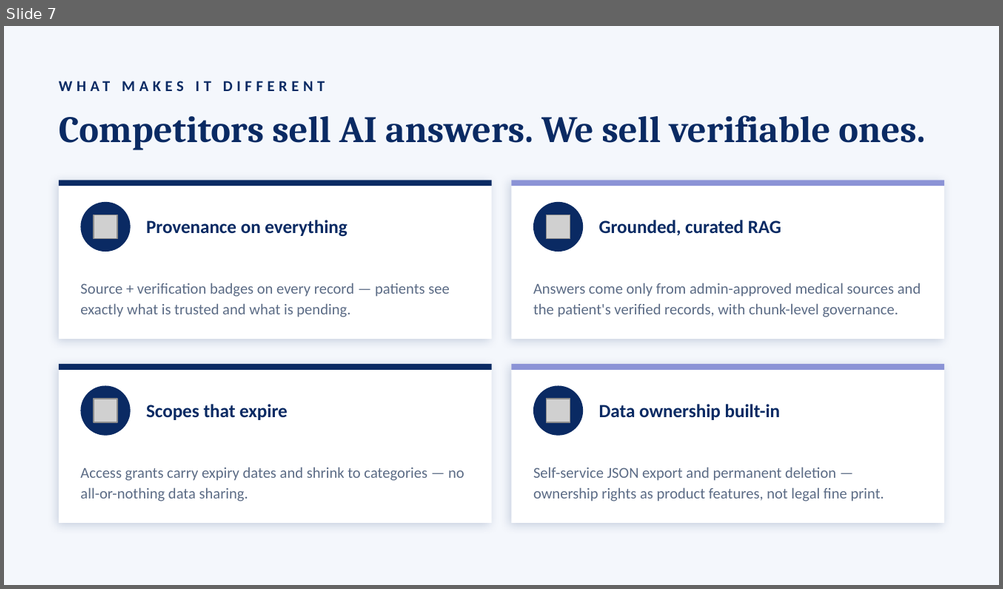
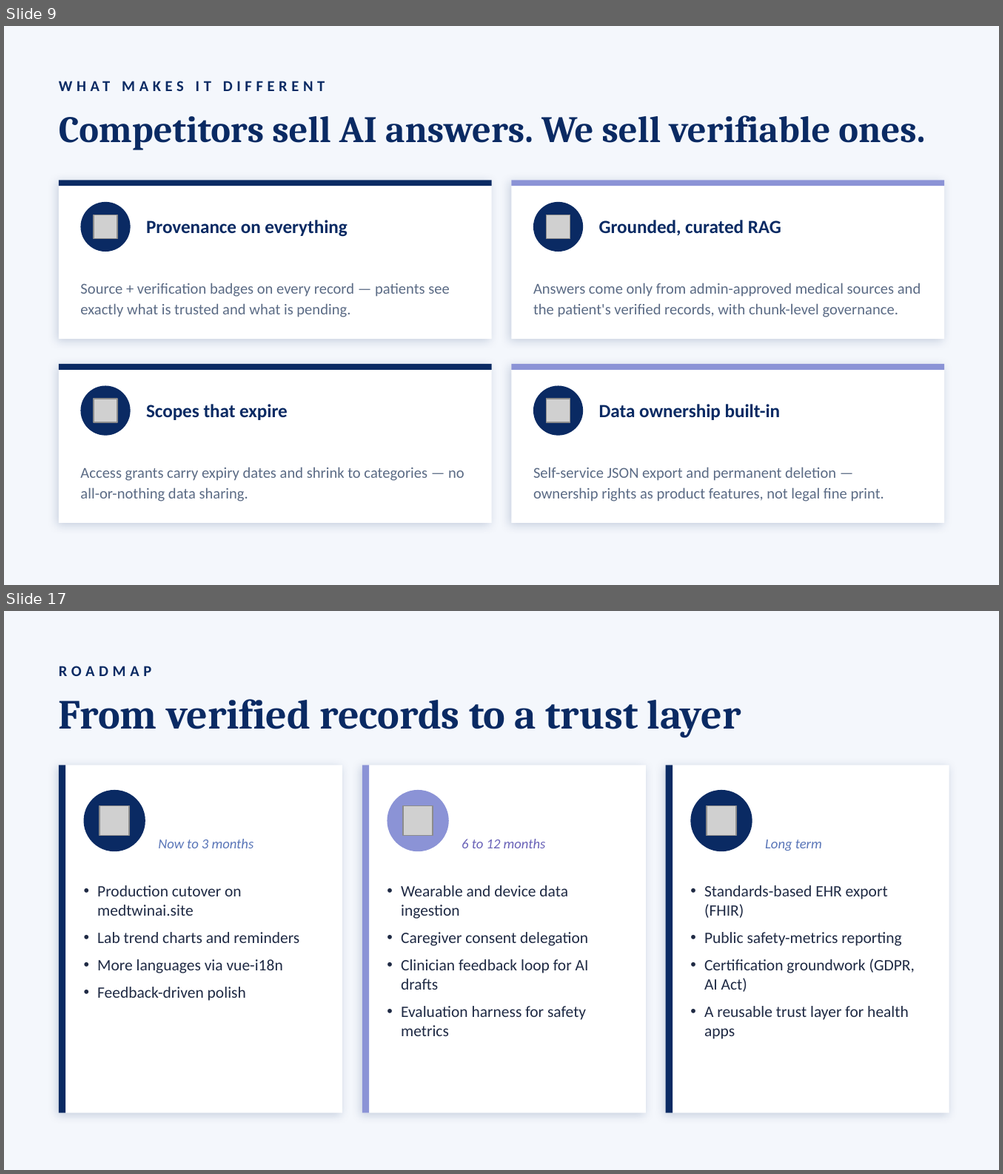
Before and after one commit to simul49/MedTwin-AI, a slide deck: MedTwin-AI-Presentation.pptx. Shown one above the other, each under a label of ours: slide 7 before the commit, slides 9 and 17 after it; the slides between them are not shown. The pictures are 1003x589 and 1003x1174 pixels, drawn with LibreOffice and Linux fonts; fonts in the diff are those of the drawing; grey boxes stand for pictures. Boxes give left, top, right and bottom in pixels: in the first picture for what was removed or moved away, otherwise in the second. Text is boxed around its words. In the diff, an @@ line names an element or a change of style, - is before the commit and + after.

Commit message:
docs: add prototype slides with live product screenshots (video consult, payments, chat, AI)

```diff
--- a/MedTwin-AI-Presentation.pptx
+++ b/MedTwin-AI-Presentation.pptx
@@ slide 17 added at (4,611,999,1170), background #F4F7FC @@
@@ text added at (59,666,151,676), 11 pt, text #0A2A63, bold @@
+ROADMAP
@@ text added at (59,699,741,738), 30 pt, text #0A2A63, bold @@
+From verified records to a trust layer
@@ rectangle added at (59,765,342,1113), fill #FFFFFF @@
@@ rectangle added at (59,765,65,1113), fill #0A2A63 @@
@@ rectangle added at (362,765,646,1113), fill #FFFFFF @@
@@ rectangle added at (362,765,369,1113), fill #8B93D6 @@
@@ rectangle added at (666,765,949,1113), fill #FFFFFF @@
@@ rectangle added at (666,765,672,1113), fill #0A2A63 @@
@@ ellipse added at (84,790,145,851), fill #0A2A63 @@
@@ picture added at (99,806,129,836) @@
@@ ellipse added at (387,790,449,851), fill #8B93D6 @@
@@ picture added at (403,806,432,836) @@
@@ ellipse added at (690,790,752,851), fill #0A2A63 @@
@@ picture added at (706,806,736,836) @@
@@ text added at (158,839,254,849), 10 pt, text #5A76B8, italic @@
+Now to 3 months
@@ text added at (461,839,546,849), 10 pt, text #6A63B8, italic @@
+6 to 12 months
@@ text added at (765,840,822,851), 10 pt, text #5A76B8, italic @@
+Long term
@@ text added at (97,886,299,1001), 11.5 pt, text #1F2A44 @@
+• Production cutover on medtwinai.site
+• Lab trend charts and reminders
+• More languages via vue-i18n
+• Feedback-driven polish
@@ text added at (401,886,589,1037), 11.5 pt, text #1F2A44 @@
+• Wearable and device data ingestion
+• Caregiver consent delegation
+• Clinician feedback loop for AI drafts
+• Evaluation harness for safety metrics
@@ text added at (704,886,914,1039), 11.5 pt, text #1F2A44 @@
+• Standards-based EHR export (FHIR)
+• Public safety-metrics reporting
+• Certification groundwork (GDPR, AI Act)
+• A reusable trust layer for health apps
@@ what was slide 7 is now slide 9 @@
```
Also in this commit, not shown: 4 slides changed, 7 other slides added.
